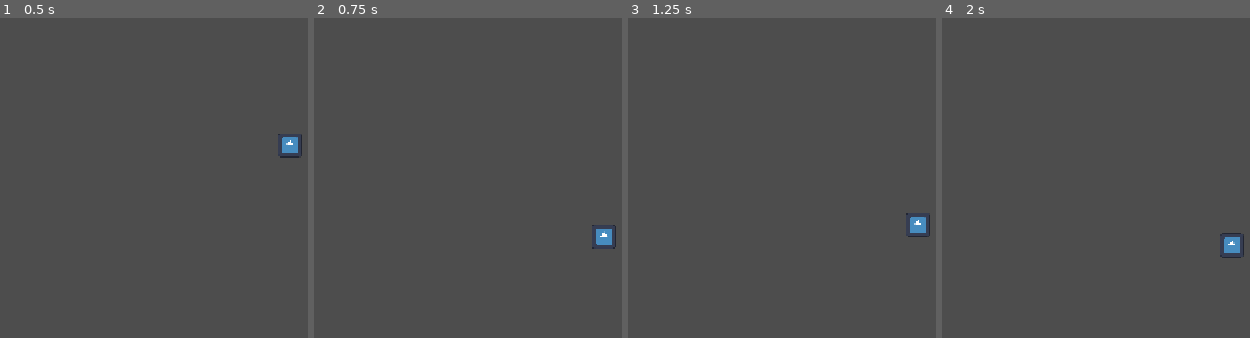
Above: before the commit, frames 1-4 (left to right).
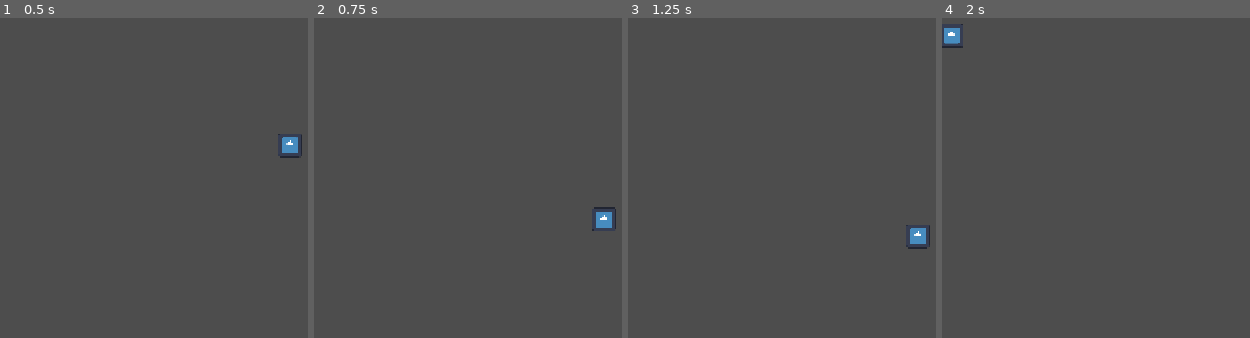
Above: after the commit, the same moments.

Repository: zannaStack/SkyHoops
Game: Godot game, scene res://scenes/main.tscn
Two runs of this game, one before a commit and one after it. Both use one fixed random seed, a clock stepped at 60 frames per second and the inputs below. The engine's default icon, where the game draws it, is replaced by a stand-in: a white triangle on a blue panel in a dark square.
Inputs (mouse positions are in pixels of both pictures, inside the frame that each line leads up to):
- Up to frame 1 (0.5 s): no input
- Up to frame 2 (0.75 s): move the mouse to (outside the picture) at 0.52 s; click (outside the picture) at 0.67 s
- Up to frame 3 (1.25 s): no input
- Up to frame 4 (2 s): drag from (1182, 187) to (outside the picture) at 1.27 s

Frame 1 is identical in both runs. In frame 2, 0.6% of the frame differs, in the area x 90-99%, y 59-73%; in frame 3, 0.4%; in frame 4, 0.6%, in the area x 0-99%, y 1-75%.

Commit message:
feat: implement drag-to-aim with bullet time slow motion

Diff:
--- a/sky-hoops/scenes/ball.tscn
+++ b/sky-hoops/scenes/ball.tscn
@@ -1,6 +1,7 @@
 [gd_scene format=3 uid="uid://5q0llfh6o84w"]
 
 [ext_resource type="Texture2D" uid="uid://dtjdww120xehc" path="res://icon.svg" id="1_7s4qf"]
+[ext_resource type="Script" uid="uid://dnkoncqxy04xk" path="res://scripts/ball.gd" id="1_cxlvu"]
 
 [sub_resource type="PhysicsMaterial" id="PhysicsMaterial_7fw7d"]
 bounce = 0.75
@@ -10,6 +11,7 @@
 
 [node name="Ball" type="RigidBody2D" unique_id=1967342746]
 physics_material_override = SubResource("PhysicsMaterial_7fw7d")
+script = ExtResource("1_cxlvu")
 
 [node name="CollisionShape2D" type="CollisionShape2D" parent="." unique_id=215634314]
 shape = SubResource("CircleShape2D_4b3kd")
--- /dev/null
+++ b/sky-hoops/scripts/ball.gd
@@ -0,0 +1,47 @@
+extends RigidBody2D
+
+# Proprietà esportate: saranno visibili e modificabili direttamente dall'Inspector di Godot!
+@export var launch_force: float = 12.0      # Moltiplicatore di potenza del tiro
+@export var max_drag_distance: float = 200.0 # Limite massimo di allungamento della fionda
+
+var is_dragging: bool = false
+var drag_start_position: Vector2 = Vector2.ZERO
+var current_drag_vector: Vector2 = Vector2.ZERO
+
+func _input(event: InputEvent) -> void:
+	# 1. Rileva il click/tocco iniziale
+	if event is InputEventMouseButton and event.button_index == MOUSE_BUTTON_LEFT:
+		if event.is_pressed():
+			start_drag(event.position)
+		else:
+			if is_dragging:
+				release_drag()
+
+	# 2. Se stiamo trascinando, aggiorna la posizione corrente
+	elif event is InputEventMouseMotion and is_dragging:
+		update_drag(event.position)
+
+func start_drag(screen_pos: Vector2) -> void:
+	is_dragging = true
+	drag_start_position = screen_pos
+	# Attiva il Bullet Time: rallenta il tempo al 20%
+	Engine.time_scale = 0.2
+
+func update_drag(screen_pos: Vector2) -> void:
+	# Calcola il vettore tra il punto iniziale e il dito
+	var raw_drag: Vector2 = drag_start_position - screen_pos
+	# Limita la lunghezza massima del vettore per non dare potenza infinita
+	current_drag_vector = raw_drag.limit_length(max_drag_distance)
+
+func release_drag() -> void:
+	is_dragging = false
+	# Ripristina il tempo a velocità normale
+	Engine.time_scale = 1.0
+
+	# Se il trascinamento è stato significativo, scaglia la palla
+	if current_drag_vector.length() > 10.0:
+		# Calcola l'impulso finale
+		var impulse: Vector2 = current_drag_vector * launch_force
+		apply_central_impulse(impulse)
+
+	current_drag_vector = Vector2.ZERO
Not shown, added: sky-hoops/scripts/ball.gd.uid
